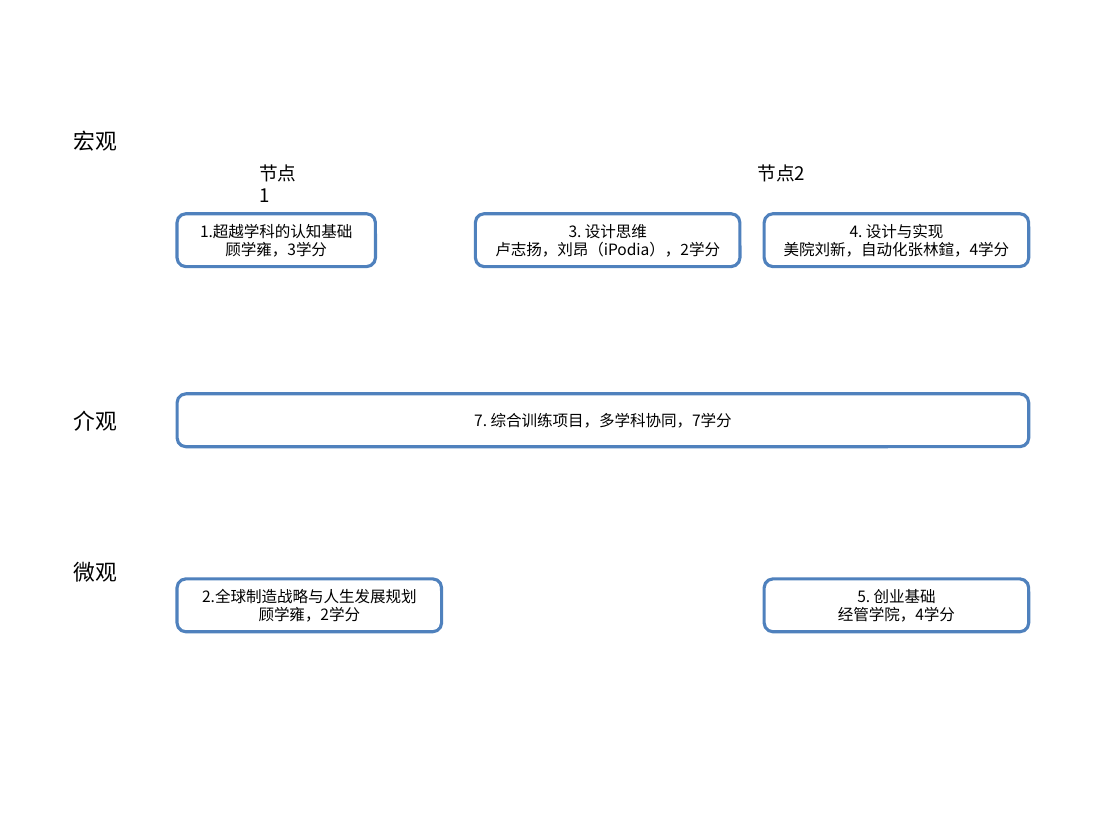
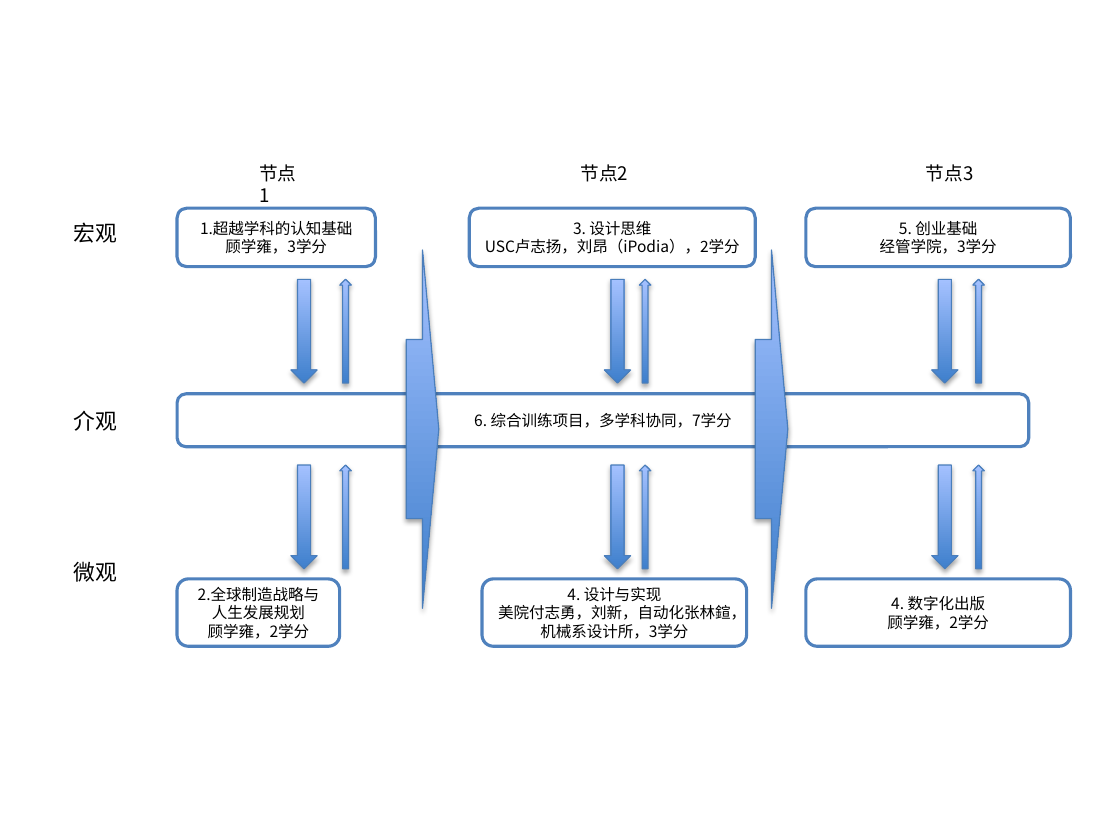
Before and after one commit to woodyme/i.center_my_workzone, a slide deck: slide 1 of 训练中心创客交叉融合空间建设/admin/创新创业辅修专业/学生培养过程架构.pptx. Drawn at 1120x840 pixels with LibreOffice and Linux fonts; fonts in the diff are those of the drawing. Boxes give left, top, right and bottom in pixels: in the first picture for what was removed or moved away, otherwise in the second. Text is boxed around its words. In the diff, an @@ line names an element or a change of style, - is before the commit and + after.

```diff
--- a/训练中心创客交叉融合空间建设/admin/创新创业辅修专业/学生培养过程架构.pptx
+++ b/训练中心创客交叉融合空间建设/admin/创新创业辅修专业/学生培养过程架构.pptx
@@ text "节点2": place and size @@
-text "节点2" at bbox=[758, 164, 806, 182]
+text "节点2" at bbox=[581, 164, 629, 182]
@@ text added at bbox=[926, 164, 974, 182], 12 pt, text #000000 @@
+节点3
@@ rounded rectangle "1.超越学科的认知基础": place and size @@
-rounded rectangle "1.超越学科的认知基础" at bbox=[177, 214, 375, 267]
+rounded rectangle "1.超越学科的认知基础" at bbox=[177, 208, 375, 267]
@@ rounded rectangle "3. 设计思维": place and size @@
-rounded rectangle "3. 设计思维" at bbox=[476, 214, 740, 267]
+rounded rectangle "3. 设计思维" at bbox=[469, 208, 755, 267]
@@ rounded rectangle "5. 创业基础": place and size @@
-rounded rectangle "5. 创业基础" at bbox=[764, 579, 1028, 632]
+rounded rectangle "5. 创业基础" at bbox=[806, 208, 1071, 267]
@@ text "宏观": place and size @@
-text "宏观" at bbox=[73, 130, 117, 151]
+text "宏观" at bbox=[73, 222, 117, 243]
@@ text in rounded rectangle at bbox=[485, 239, 740, 254]: text changed @@
-卢志扬，刘昂（iPodia），2学分
+USC卢志扬，刘昂（iPodia），2学分
@@ text in rounded rectangle at bbox=[880, 239, 997, 254]: text changed @@
-经管学院，4学分
+经管学院，3学分
@@ right arrow added at bbox=[407, 250, 439, 608], fill gradient #3F80CE to #A4C4FF, outline #4B7EBC 0.75 pt @@
@@ right arrow added at bbox=[755, 250, 787, 608], fill gradient #3F80CE to #A4C4FF, outline #4B7EBC 0.75 pt @@
@@ down arrow added at bbox=[291, 279, 317, 383], fill gradient #3F80CE to #A4C4FF, outline #4B7EBC 0.75 pt @@
@@ up arrow added at bbox=[339, 279, 351, 383], fill gradient #3F80CE to #A4C4FF, outline #4B7EBC 0.75 pt @@
@@ down arrow added at bbox=[605, 279, 631, 383], fill gradient #3F80CE to #A4C4FF, outline #4B7EBC 0.75 pt @@
@@ up arrow added at bbox=[640, 279, 651, 383], fill gradient #3F80CE to #A4C4FF, outline #4B7EBC 0.75 pt @@
@@ down arrow added at bbox=[932, 279, 958, 383], fill gradient #3F80CE to #A4C4FF, outline #4B7EBC 0.75 pt @@
@@ up arrow added at bbox=[973, 279, 984, 383], fill gradient #3F80CE to #A4C4FF, outline #4B7EBC 0.75 pt @@
@@ text in rounded rectangle at bbox=[474, 413, 732, 428]: text changed @@
-7. 综合训练项目，多学科协同，7学分
+6. 综合训练项目，多学科协同，7学分
@@ down arrow added at bbox=[291, 465, 317, 569], fill gradient #3F80CE to #A4C4FF, outline #4B7EBC 0.75 pt @@
@@ up arrow added at bbox=[339, 465, 351, 569], fill gradient #3F80CE to #A4C4FF, outline #4B7EBC 0.75 pt @@
@@ down arrow added at bbox=[605, 465, 631, 569], fill gradient #3F80CE to #A4C4FF, outline #4B7EBC 0.75 pt @@
@@ up arrow added at bbox=[640, 465, 651, 569], fill gradient #3F80CE to #A4C4FF, outline #4B7EBC 0.75 pt @@
@@ down arrow added at bbox=[932, 465, 958, 569], fill gradient #3F80CE to #A4C4FF, outline #4B7EBC 0.75 pt @@
@@ up arrow added at bbox=[973, 465, 984, 569], fill gradient #3F80CE to #A4C4FF, outline #4B7EBC 0.75 pt @@
@@ rounded rectangle "2.全球制造战略与人生发展规划": place and size @@
-rounded rectangle "2.全球制造战略与人生发展规划" at bbox=[177, 579, 441, 632]
+rounded rectangle "2.全球制造战略与人生发展规划" at bbox=[177, 579, 339, 646]
@@ rounded rectangle "4. 设计与实现": place and size @@
-rounded rectangle "4. 设计与实现" at bbox=[764, 214, 1028, 267]
+rounded rectangle "4. 设计与实现" at bbox=[482, 579, 746, 646]
@@ rounded rectangle added at bbox=[806, 579, 1071, 646], fill #FFFFFF, outline #4F81BD 2 pt, 10 pt, text #000000 @@
+4. 数字化出版
+顾学雍，2学分
@@ text in rounded rectangle at bbox=[498, 603, 746, 639]: text changed @@
-美院刘新，自动化张林鍹，4学分
+美院付志勇，刘新，自动化张林鍹，机械系设计所，3学分
```
Also in this commit, not shown: 1 other file.
